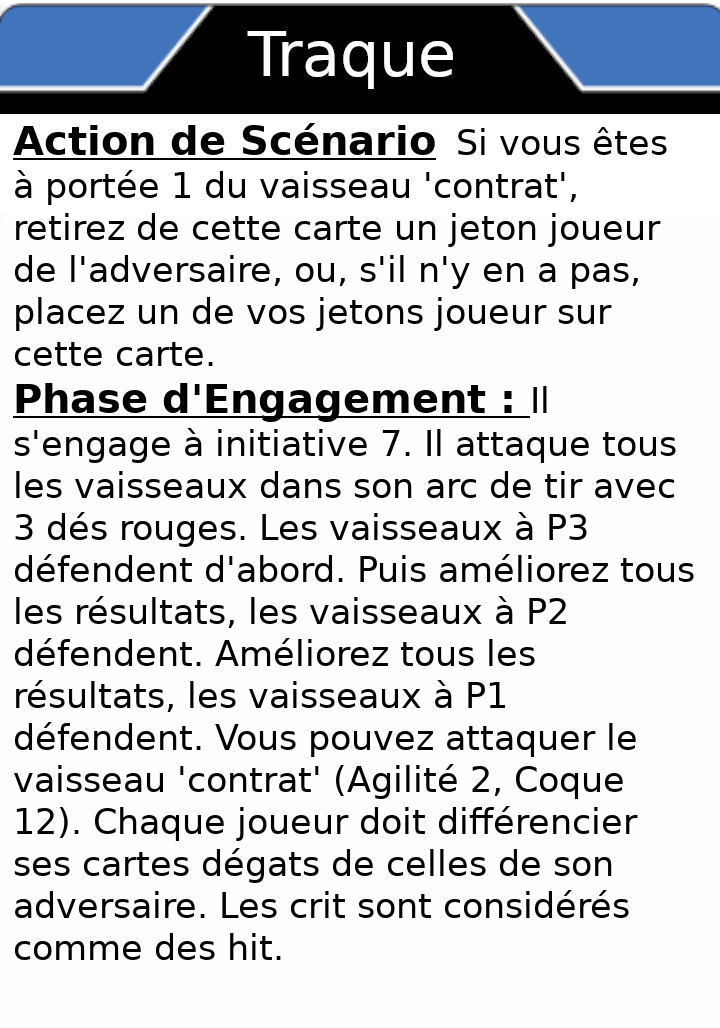
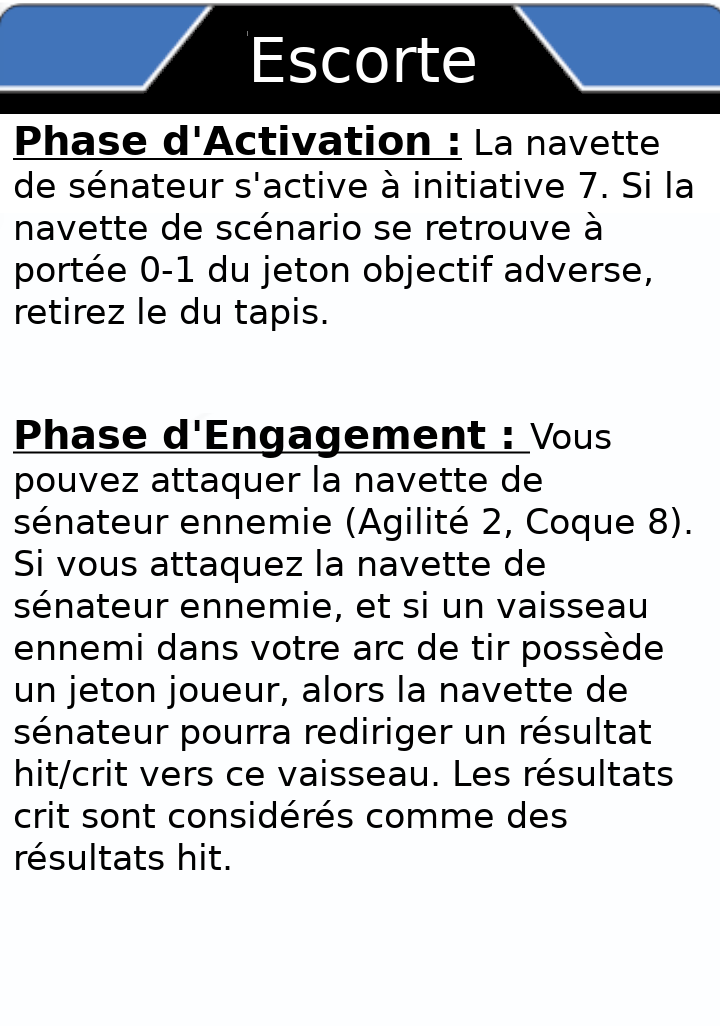
Comparing the layer stacks of the two 720px x 1028px images. Changes:
renamed "Action de Scénario: Si vous êt..." to "Phase d'Activation : La navett...", painted on it over [13,123,694,960]
added layer "Escorte" above "Calque Copié" over [254,37,475,83]
painted on "Calque Copié" over [248,31,453,89]
